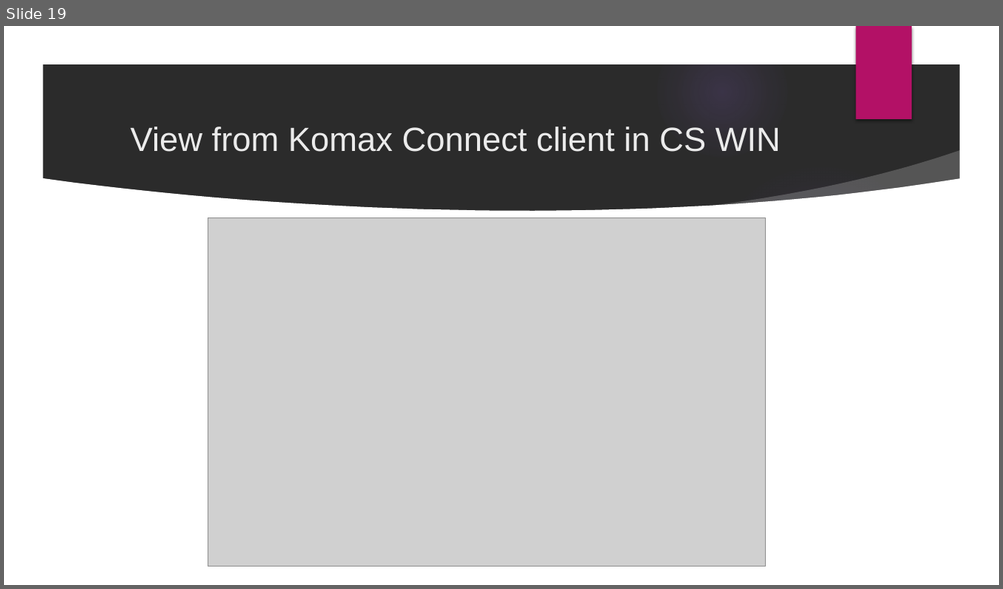
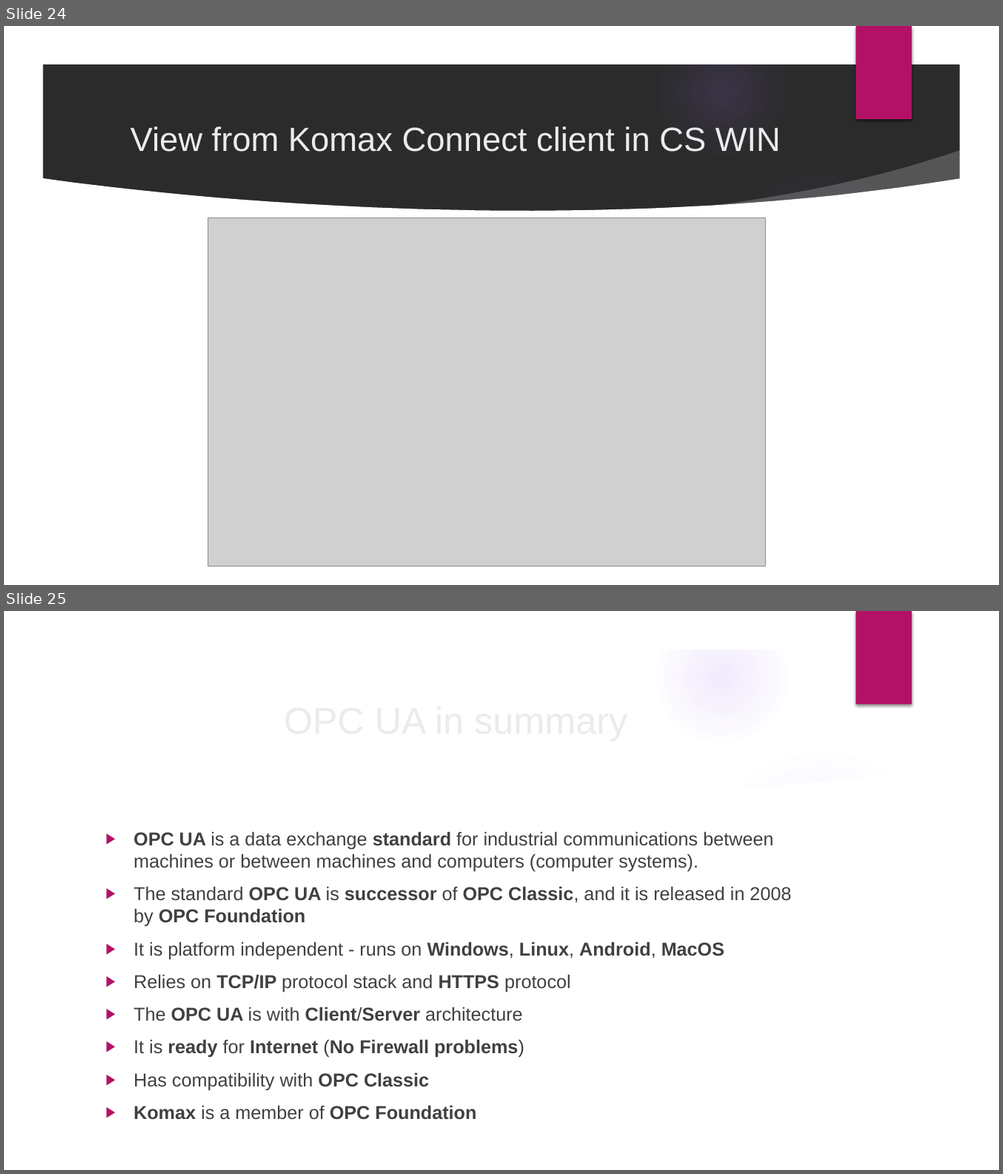
Before and after one commit to velizar92/TSK_Presentations, a slide deck: OPC UA.pptx. Shown one above the other, each under a label of ours: slide 19 before the commit, slides 24 and 25 after it. The pictures are 1003x589 and 1003x1174 pixels, drawn with LibreOffice and Linux fonts; fonts in the diff are those of the drawing; grey boxes stand for pictures; background and template pictures are left out; a plain dark background stands for a picture behind light text. Boxes give left, top, right and bottom in pixels: in the first picture for what was removed or moved away, otherwise in the second. Text is boxed around its words. In the diff, an @@ line names an element or a change of style, - is before the commit and + after.

```diff
--- a/OPC UA.pptx
+++ b/OPC UA.pptx
@@ slide 25 added at (x1=4, y1=611, x2=999, y2=1170), background picture (left out); not listed: 9 template elements that a slide beside it also shows @@
@@ title added at (x1=98, y1=690, x2=813, y2=748), 36 pt, text #EBEBEB @@
+OPC UA in summary
@@ text added at (x1=134, y1=832, x2=791, y2=1120), 18 pt, text #404040 @@
+▶ OPC UA is a data exchange standard for industrial communications between machines or between machines and computers (computer systems).
+▶ The standard OPC UA is successor of OPC Classic, and it is released in 2008 by OPC Foundation
+▶ It is platform independent - runs on Windows, Linux, Android, MacOS
+▶ Relies on TCP/IP protocol stack and HTTPS protocol
+▶ The OPC UA is with Client/Server architecture
+▶ It is ready for Internet (No Firewall problems)
+▶ Has compatibility with OPC Classic
+▶ Komax is a member of OPC Foundation
@@ what was slide 19 is now slide 24 @@
```
Also in this commit, not shown: 10 slides changed, 5 other slides added.
